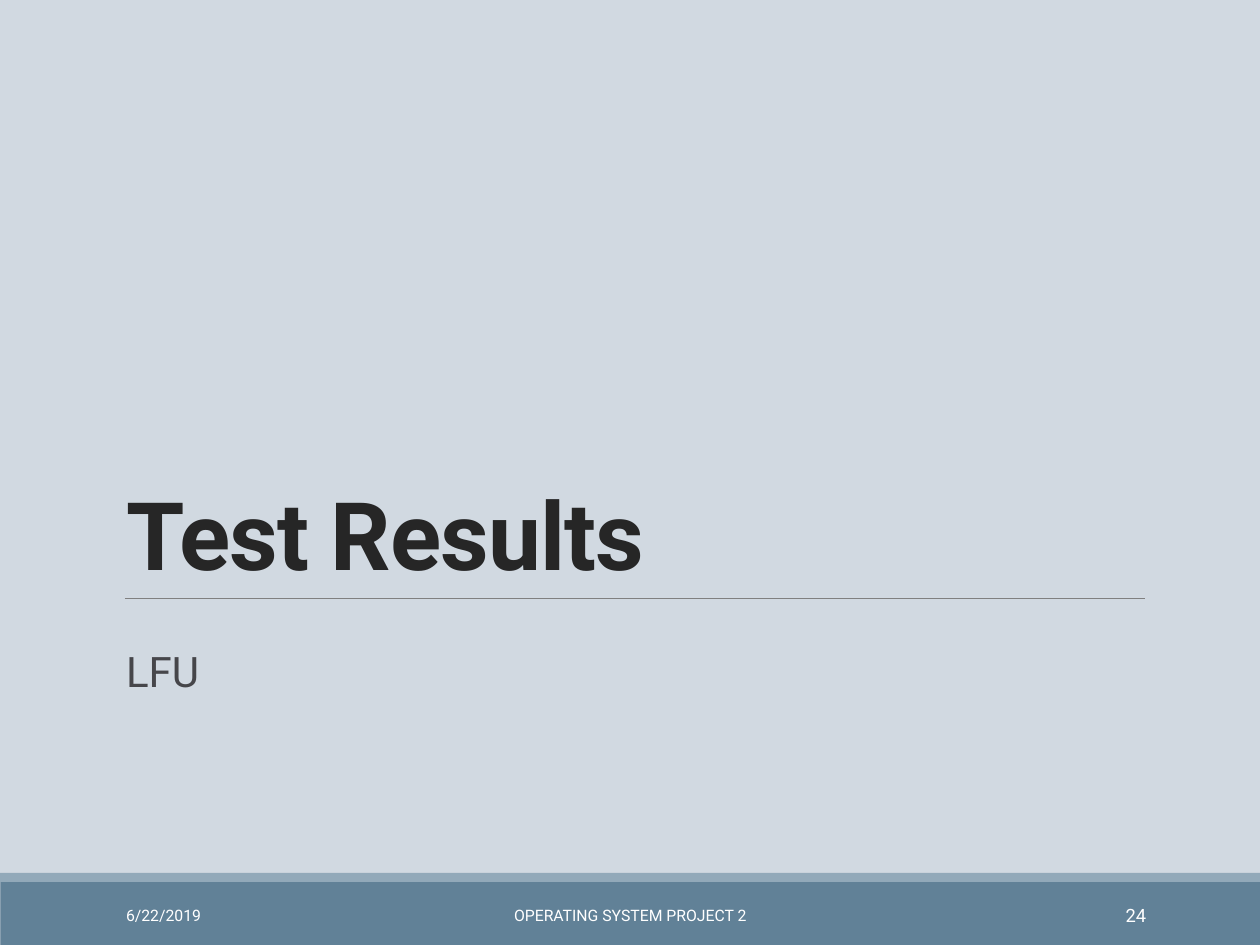
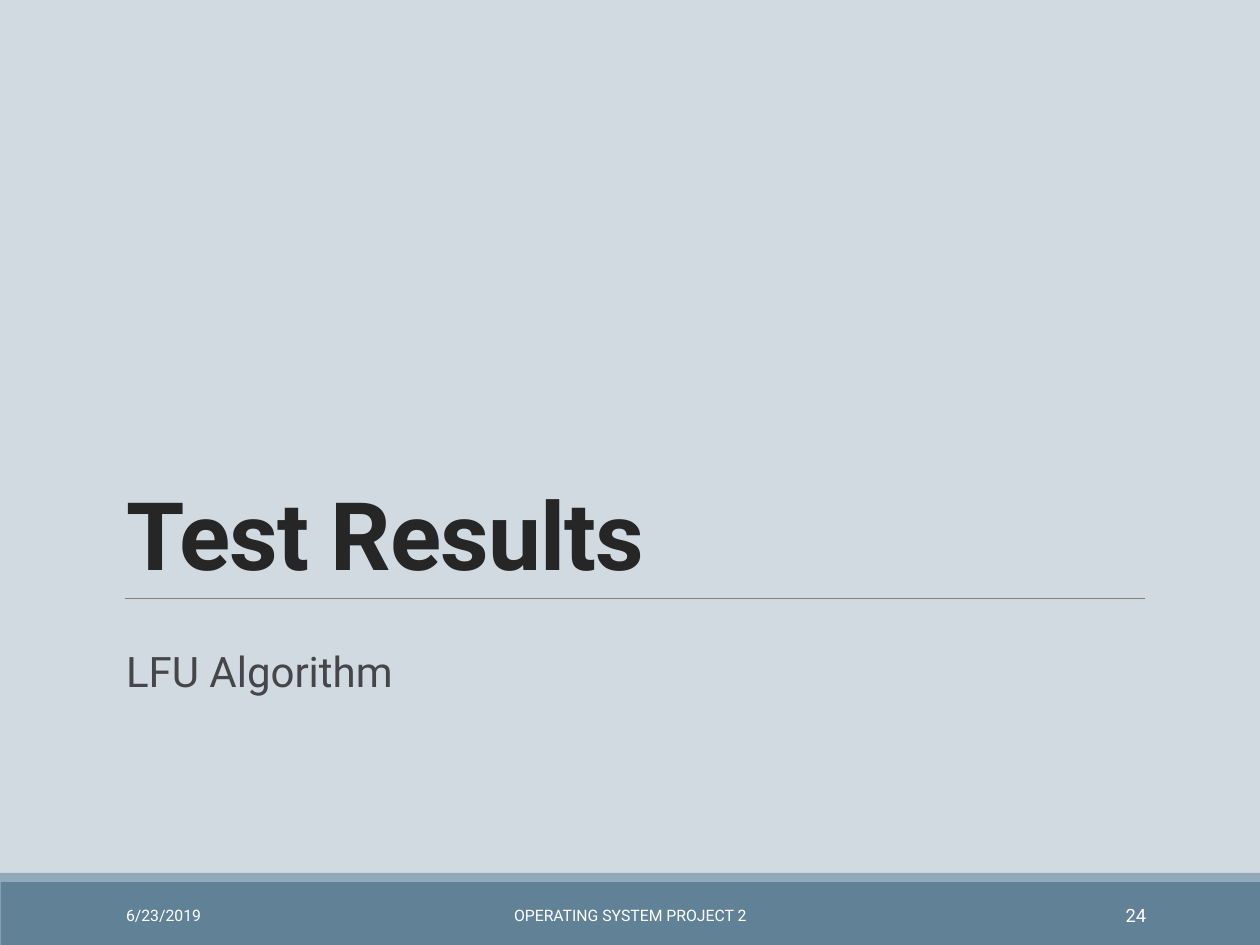
Before and after one commit to wzh99/OSProject, a slide deck: slide 24 of Project2/prj2pre.pptx. Drawn at 1260x945 pixels with LibreOffice and Linux fonts; fonts in the diff are those of the drawing. Boxes give left, top, right and bottom in pixels: in the first picture for what was removed or moved away, otherwise in the second. Text is boxed around its words. In the diff, an @@ line names an element or a change of style, - is before the commit and + after.

```diff
--- a/Project2/prj2pre.pptx
+++ b/Project2/prj2pre.pptx
@@ text at (x1=126, y1=655, x2=392, y2=696): text changed @@
-LFU
+LFU Algorithm
@@ text at (x1=126, y1=909, x2=201, y2=922): text changed @@
-6/22/2019
+6/23/2019
```
Also in this commit, not shown: 32 other slides changed, 1 other file.
